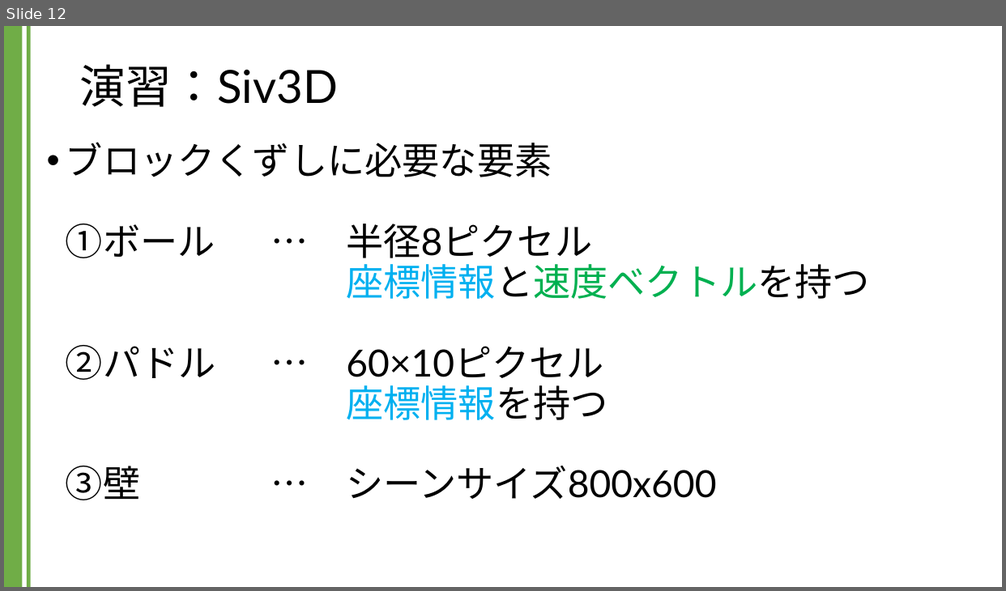
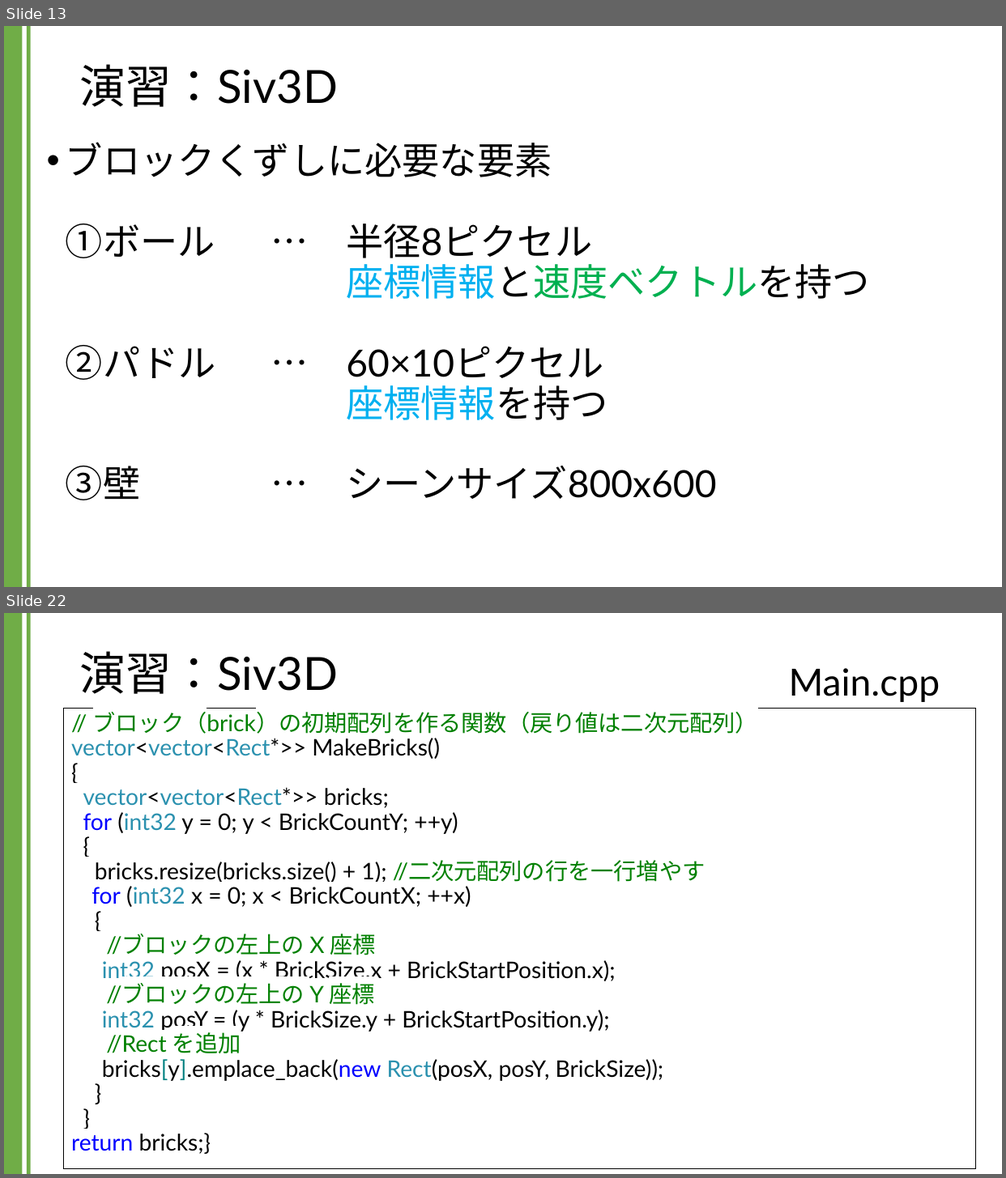
Before and after one commit to kic-murata/cpp2024, a slide deck: 授業資料/演習課題：Siv3D.pptx. Shown one above the other, each under a label of ours: slide 12 before the commit, slides 13 and 22 after it; the slides between them are not shown. The pictures are 1006x591 and 1006x1178 pixels, drawn with LibreOffice and Linux fonts; fonts in the diff are those of the drawing; background and template pictures are left out. Boxes give left, top, right and bottom in pixels: in the first picture for what was removed or moved away, otherwise in the second. Text is boxed around its words. In the diff, an @@ line names an element or a change of style, - is before the commit and + after.

```diff
--- a/授業資料/演習課題：Siv3D.pptx
+++ b/授業資料/演習課題：Siv3D.pptx
@@ slide 22 added at <box>4,613,1002,1174</box>, background #FFFFFF; not listed: 2 template elements that a slide beside it also shows @@
@@ title added at <box>80,651,338,694</box>, 44 pt, text #000000 @@
+演習：Siv3D
@@ text added at <box>789,668,940,702</box>, 36 pt, text #000000 @@
+Main.cpp
@@ rectangle added at <box>64,708,976,1169</box>, fill #FFFFFF, outline #000000 0.75 pt, 22 pt, text #000000 @@
+// ブロック（brick）の初期配列を作る関数（戻り値は二次元配列）
+vector<vector<Rect*>> MakeBricks()
+{
+vector<vector<Rect*>> bricks;
+for (int32 y = 0; y < BrickCountY; ++y)
+{
+bricks.resize(bricks.size() + 1); //二次元配列の行を一行増やす
+for (int32 x = 0; x < BrickCountX; ++x)
+{
+//ブロックの左上の X 座標
+int32 posX = (x * BrickSize.x + BrickStartPosition.x);
+//ブロックの左上の Y 座標
+int32 posY = (y * BrickSize.y + BrickStartPosition.y);
+//Rect を追加
+bricks[y].emplace_back(new Rect(posX, posY, BrickSize));
+}
+}
+return bricks;}
@@ what was slide 12 is now slide 13 @@
```
Also in this commit, not shown: 1 slide changed, 9 other slides added, 50 slides removed.
